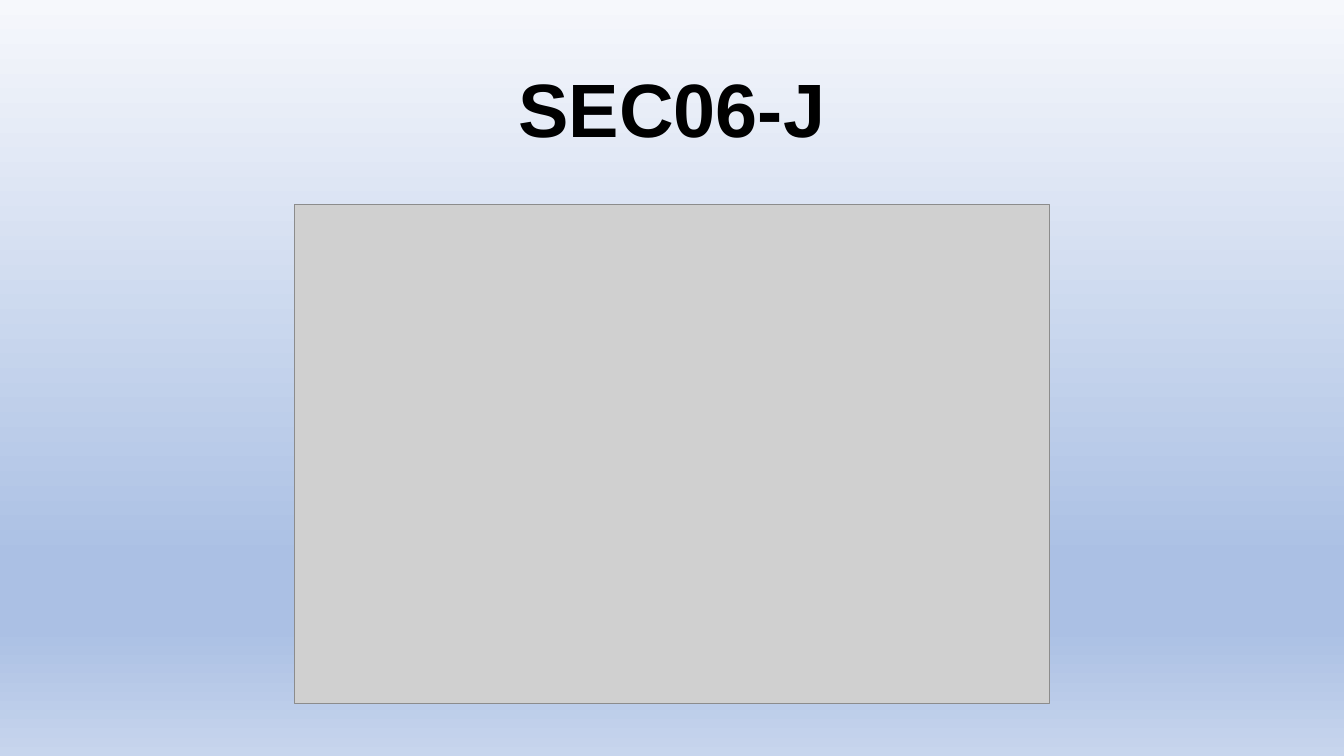
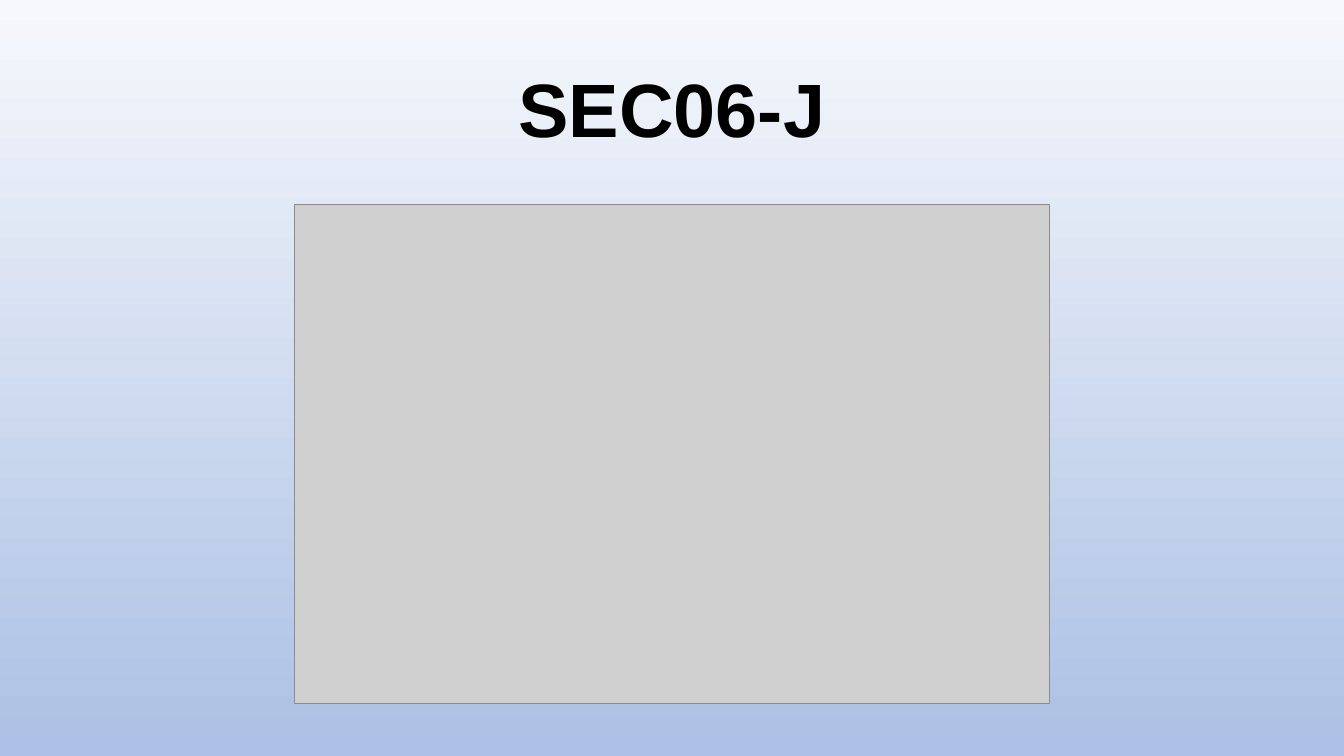
Before and after one commit to stevester94/CSC201_Project, a slide deck: slide 20 of CSC201Sec3Proj2Team4.pptx. Drawn at 1344x756 pixels with LibreOffice and Linux fonts; fonts in the diff are those of the drawing; grey boxes stand for pictures. Boxes give left, top, right and bottom in pixels: in the first picture for what was removed or moved away, otherwise in the second. Text is boxed around its words. In the diff, an @@ line names an element or a change of style, - is before the commit and + after.

```diff
--- a/CSC201Sec3Proj2Team4.pptx
+++ b/CSC201Sec3Proj2Team4.pptx
@@ background gradient #F6F8FC to #ABC0E4 to #C7D5ED to gradient #F6F8FC to #ABC0E4 @@
```
Also in this commit, not shown: 34 other slides changed, 1 other file.
